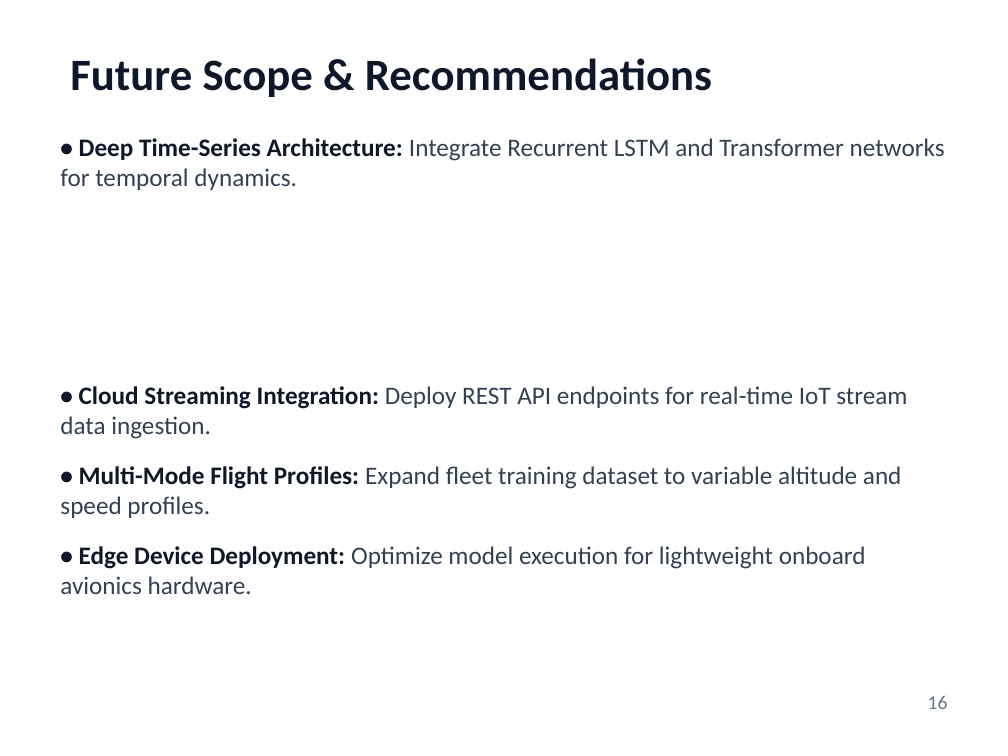
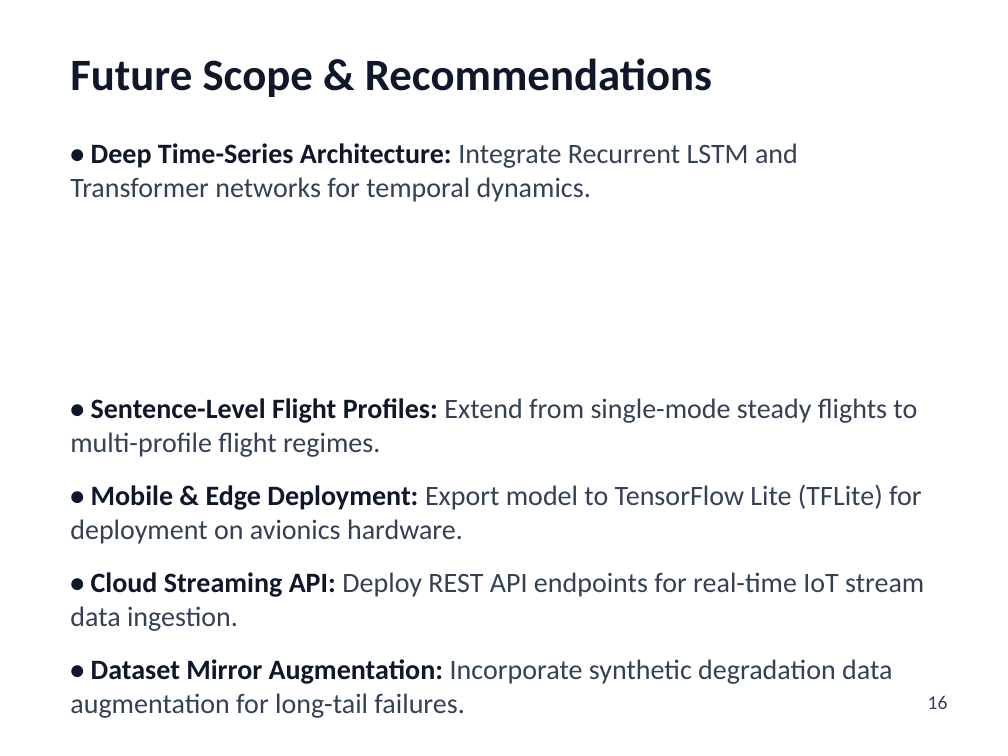
Before and after one commit to PiyushTiwari2051/Predictive-Master, a slide deck: slide 16 of Internship Presentation PPTs Template Final.pptx. Drawn at 1008x756 pixels with LibreOffice and Linux fonts; fonts in the diff are those of the drawing. Boxes give left, top, right and bottom in pixels: in the first picture for what was removed or moved away, otherwise in the second. Text is boxed around its words. In the diff, an @@ line names an element or a change of style, - is before the commit and + after.

Commit message:
Update 18-slide presentation with exact bullet line-wrapping, stage text cards, and slide alignments

```diff
--- a/Internship Presentation PPTs Template Final.pptx
+++ b/Internship Presentation PPTs Template Final.pptx
@@ text at (x1=70, y1=143, x2=798, y2=202): size 18 to 20 pt in "• Deep Time-Series Architecture: Integrate Recurrent LSTM ..." @@
@@ text at (x1=70, y1=398, x2=924, y2=718): text changed; size 18 to 20 pt @@
-• Cloud Streaming Integration: Deploy REST API endpoints for real-time IoT stream data ingestion.
-• Multi-Mode Flight Profiles: Expand fleet training dataset to variable altitude and speed profiles.
-• Edge Device Deployment: Optimize model execution for lightweight onboard avionics hardware.
+• Sentence-Level Flight Profiles: Extend from single-mode steady flights to multi-profile flight regimes.
+• Mobile & Edge Deployment: Export model to TensorFlow Lite (TFLite) for deployment on avionics hardware.
+• Cloud Streaming API: Deploy REST API endpoints for real-time IoT stream data ingestion.
+• Dataset Mirror Augmentation: Incorporate synthetic degradation data augmentation for long-tail failures.
@@ text "16" at (x1=928, y1=695, x2=948, y2=709): text colour #64748B to #334155 @@
```
Also in this commit, not shown: 16 other slides changed, 1 other file.
